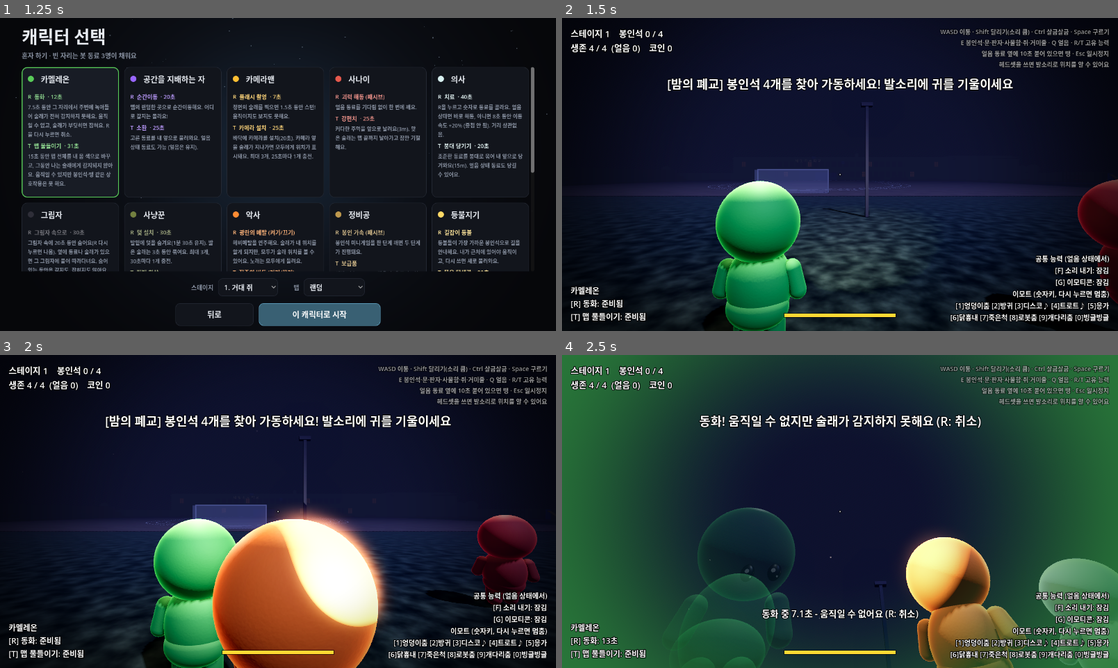
Above: before the commit, frames 1-4 (two rows, left to right).
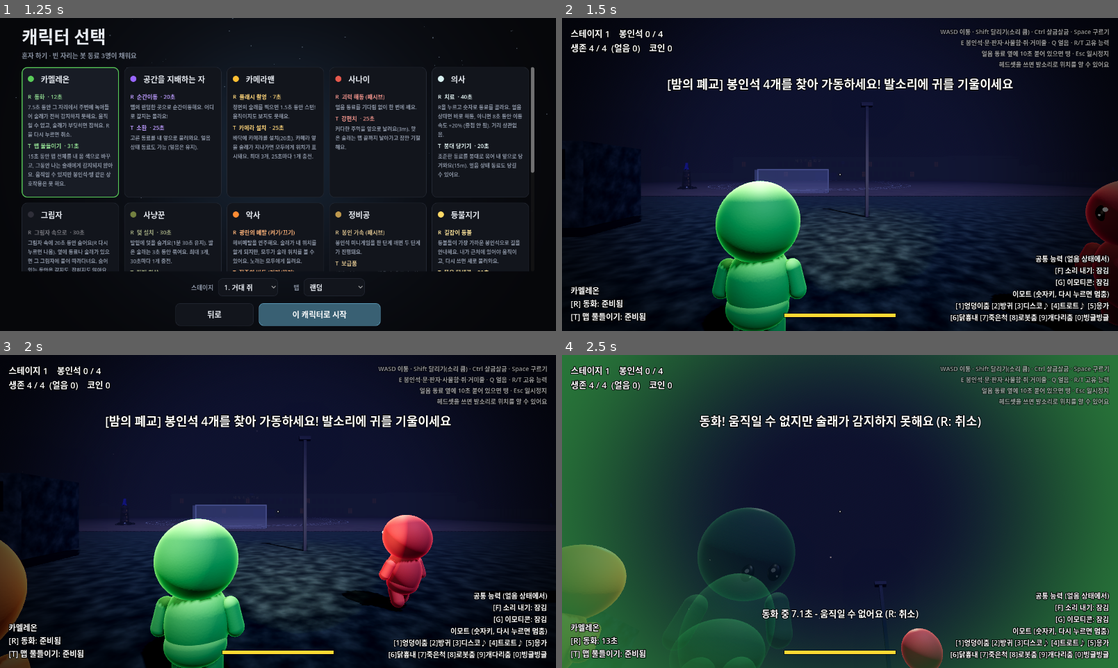
Above: after the commit, the same moments.

Repository: jinhwanai-spec/icebang
Game: Godot game, scene res://scenes/menu.tscn
The game is run twice, just before and just after one commit, with the same random seed, the same clock (stepped at 60 frames per second) and the same inputs.
Inputs (mouse positions are in pixels of both pictures, inside the frame that each line leads up to):
- Up to frame 1 (1.25 s): click "혼자 하기" at 0.5 s
- Up to frame 2 (1.5 s): click "이 캐릭터로 시작" at 1.25 s
- Up to frame 3 (2 s): no input
- Up to frame 4 (2.5 s): tap Enter at 2 s; move the mouse to (867, 511) at 2.02 s; hold W (move_forward) from 2.03 s (still down); hold R (ability_1) from 2.03 s (still down); click (867, 511) at 2.17 s

Frame 1 is identical in both runs. In frame 2, 1.6% of the frame differs, in the area x 5-100%, y 46-100%; in frame 3, 21%, in the area x 0-98%, y 45-100%; in frame 4, 10%.

Commit message:
야간 15: 봉인석 가는 길 확보, 학교 정문·병원 산소탱크 디테일
- 봉인석이 놓이는 방은 문에서 봉인석까지 ㄱ자 통로를 비워 둠 (책상 줄에 막혀 봇이 못 가던 경우 방지)
- 학교 정문 안쪽: 학교 버스, 자전거 거치대, 교내 안내도
- 병원 산소 탱크 띠·밸브·경고판

Co-Authored-By: Claude Opus 5.5 <noreply@anthropic.com>
Claude-Session: https://claude.ai/code/session_0199zbgPCRwFeeZZPHPzu7ph

Diff:
--- a/scripts/building_kit.gd
+++ b/scripts/building_kit.gd
@@ -103,8 +103,17 @@
 		var along_x: bool = rm.get("door_along_x", true)
 		door_clear = Rect2(d.x - 1.2, d.z - 2.6, 2.4, 5.2) if along_x else Rect2(d.x - 2.6, d.z - 1.2, 5.2, 2.4)
 	door_at = d
+	# 가운데(봉인석 자리)를 비우는 방: 문에서 가운데까지 ㄱ자 통로도 비워 둠 (봇이 봉인석에 갈 수 있게)
+	if keep_center and d != Vector3.INF:
+		var c: Vector2 = (rm["rect"] as Rect2).get_center()
+		var ax: bool = rm.get("door_along_x", true)
+		if ax:
+			door_clears = [Rect2(d.x - 0.9, minf(d.z, c.y) - 0.9, 1.8, absf(c.y - d.z) + 1.8), Rect2(minf(d.x, c.x) - 0.9, c.y - 0.9, absf(c.x - d.x) + 1.8, 1.8)]
+		else:
+			door_clears = [Rect2(minf(d.x, c.x) - 0.9, d.z - 0.9, absf(c.x - d.x) + 1.8, 1.8), Rect2(c.x - 0.9, minf(d.z, c.y) - 0.9, 1.8, absf(c.y - d.z) + 1.8)]
 	var out := furnish(rm["rect"], y, rm["kind"], keep_center)
 	door_clear = Rect2()
+	door_clears = []
 	door_at = Vector3.INF
 	return out
 
--- a/scripts/hospital_builder.gd
+++ b/scripts/hospital_builder.gd
@@ -455,6 +455,15 @@
 		cyl.bottom_radius = 0.8
 		cyl.height = 4.0
 		_part(tank, Vector3(0, 2.0, 0), cyl, _mat["paint"])
+		# 산소 탱크 띠 + 위 밸브 + 경고 표시
+		var band := CylinderMesh.new()
+		band.top_radius = 0.82
+		band.bottom_radius = 0.82
+		band.height = 0.25
+		for by in [1.0, 3.2]:
+			_part(tank, Vector3(0, by, 0), band, _flat_mat(Color(0.15, 0.45, 0.25), 0.6))
+		_part(tank, Vector3(0, 4.15, 0), _box_mesh(Vector3(0.3, 0.3, 0.3)), _mat["metal"])
+		_part(tank, Vector3(0, 2.2, 0.81), _box_mesh(Vector3(0.5, 0.35, 0.02)), _flat_mat(Color(0.9, 0.75, 0.1), 0.6))
 
 
 func _ambulance(pos: Vector3, yaw: float) -> void:
--- a/scripts/school_builder.gd
+++ b/scripts/school_builder.gd
@@ -508,6 +508,24 @@
 # ================================================================ 운동장 소품 (놀이터·농구장·벤치·가로등·창고)
 
 func _yard_props() -> void:
+	# 정문 안쪽: 멈춰 선 학교 버스, 자전거 거치대, 안내판
+	_bus(Vector3(-14, 0, 58), PI / 2.0 + 0.1)
+	for i in 6:
+		var bx := 9.0 + i * 0.9
+		_box(Vector3(bx, 0.4, 60), Vector3(0.05, 0.8, 0.9), _mat["metal"], false)
+	_box(Vector3(11.25, 0.8, 60), Vector3(5.0, 0.05, 0.05), _mat["metal"], false)
+	_box(Vector3(11.25, 0.05, 60), Vector3(5.0, 0.1, 0.9), _mat["concrete"])
+	var board := _prop(Vector3(5, 0, 62), PI, Vector3(2.2, 2.2, 0.3))
+	_part(board, Vector3(0, 1.4, 0), _box_mesh(Vector3(2.2, 1.2, 0.08)), _flat_mat(Color(0.18, 0.3, 0.42), 0.7))
+	_part(board, Vector3(0, 0.6, 0), _box_mesh(Vector3(0.1, 1.2, 0.1)), _mat["metal"])
+	var bl := Label3D.new()
+	bl.text = "교내 안내도\n본관 ↑   체육관 ↗"
+	bl.font_size = 40
+	bl.pixel_size = 0.006
+	bl.position = Vector3(5, 1.45, 61.94)
+	bl.rotation.y = PI
+	bl.visibility_range_end = 20.0
+	region.add_child(bl)
 	# 놀이터 (동쪽)
 	var pg := Vector3(55, 0.0, 12)
 	_box(pg + Vector3(0, 0.02, 0), Vector3(18, 0.04, 16), _noise_mat(Color(0.42, 0.37, 0.28), 0.4, 1.0, 2.0))  # 모래
